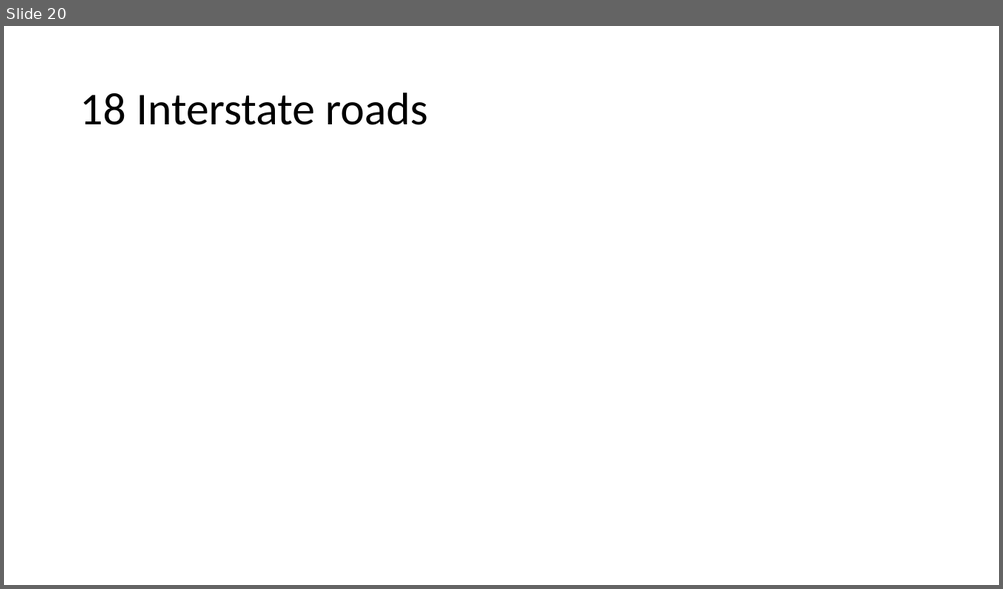
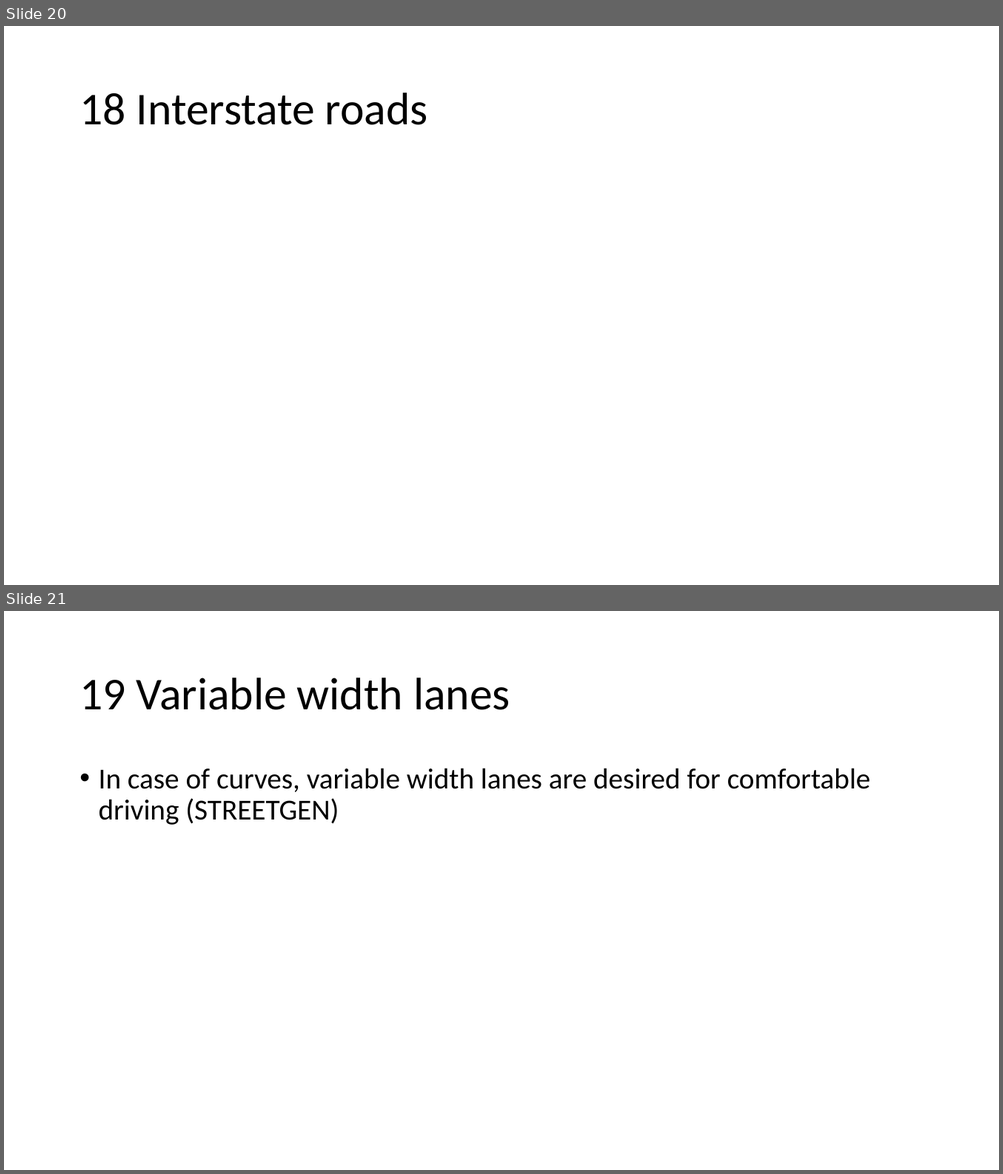
Before and after one commit to AugmentedDesignLab/junction-art, a slide deck: plan/challenges.pptx. Shown one above the other, each under a label of ours: slide 20 before the commit, slides 20 and 21 after it. The pictures are 1003x589 and 1003x1174 pixels, drawn with LibreOffice and Linux fonts; fonts in the diff are those of the drawing. Boxes give left, top, right and bottom in pixels: in the first picture for what was removed or moved away, otherwise in the second. Text is boxed around its words. In the diff, an @@ line names an element or a change of style, - is before the commit and + after.

```diff
--- a/plan/challenges.pptx
+++ b/plan/challenges.pptx
@@ slide 21 added at [4, 611, 999, 1170], background #FFFFFF @@
@@ title added at [79, 678, 510, 710], 44 pt, text #000000 @@
+19 Variable width lanes
@@ text added at [99, 768, 871, 825], 28 pt, text #000000 @@
+• In case of curves, variable width lanes are desired for comfortable driving (STREETGEN)
```
Also in this commit, not shown: 2 other slides added, 9 other files.
